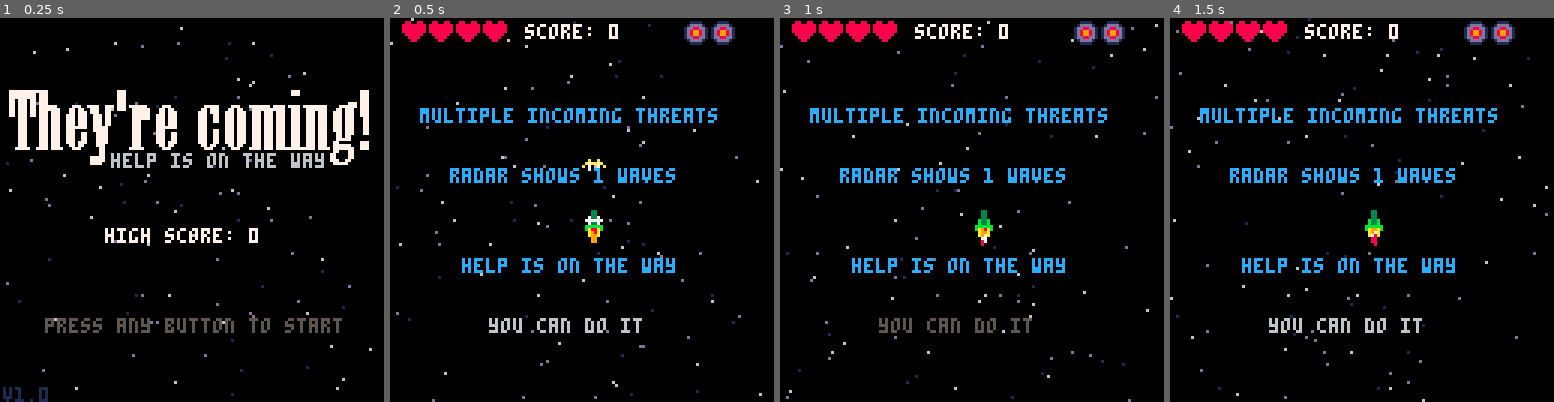
Above: before the commit, frames 1-4 (left to right).
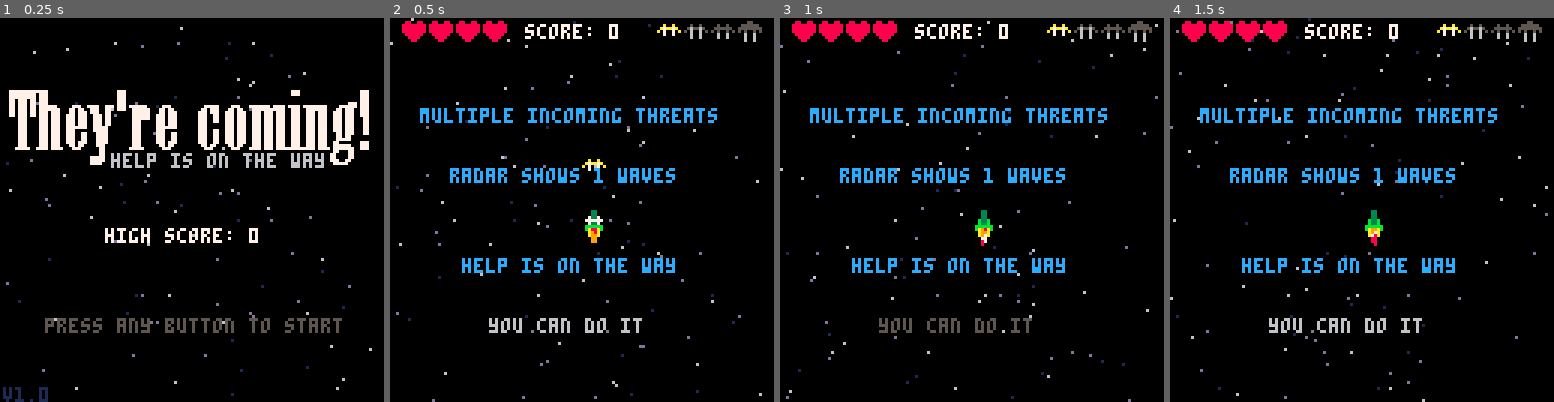
Above: after the commit, the same moments.

Repository: mathyousee/theyre-coming-p8
Game: PICO-8 cartridge theyrecoming.p8
Same seed, same stepped clock (60 frames per second), same inputs: the game is played once before the commit and once after it.
Inputs:
- Up to frame 1 (0.25 s): no input
- Up to frame 2 (0.5 s): tap X (X key) at 0.33 s
- Up to frame 3 (1 s): tap O (Z key) at 0.7 s
- Up to frame 4 (1.5 s): tap X (X key) at 1.07 s

Frame 1 is identical in both runs. In frame 2, 0.9% of the frame differs, in the area x 69-97%, y 0-8%; in frame 3, 0.9%; in frame 4, 0.9%.

Commit message:
added weapon to HUD

Diff:
--- a/theyrecoming.p8
+++ b/theyrecoming.p8
@@ -9,7 +9,6 @@
 --game win screen
 --enemies float both direction
 --add boss
---show weapons/current
 --difficulty curve
 
 function _init()
@@ -561,10 +560,24 @@
  -- spr(30,i*9+89,1)
  --end
 
- for i=1,sw.q do
-  spr(31,i*9+89,1)
- end
-
+ --for i=1,sw.q do
+ -- spr(31,i*9+89,1)
+ --end
+
+  spr(37,89,1)
+  spr(38,98,1)
+  spr(39,107,1)
+  spr(40,116,1)
+
+  if pw.id==1 then
+   spr(33,89,1)
+  elseif pw.id==2 then
+   spr(34,98,1)
+  elseif pw.id==3 then
+   spr(35,107,1)
+  elseif pw.id==4 then
+   spr(36,116,1)
+  end
 
 end
 
@@ -880,13 +893,13 @@
 166886611dd88dd11dd88dd11dd88dd11dd88dd1055885500088880000000000000000009994499999444999999999999999999900000000500000051dd88dd1
 0166661001dddd1001dddd1001dddd1001dddd100055550000088000000000000000000009999990099499900999999009999990000000000500005001dddd10
 00111100001111000011110000111100001111000000000000000000000000000000000000999900009999000099990000999900000000000055550000111100
-00000000000000000000000000000000000220000000000000000000000000000000000000aa890008a8898000aa8900000a8000000000000000000000000000
-0000000000a00a0000900900008008000222222000000000000000000000000000000000009a9a00008a9a00009a9a00000a9000000000000000000000000000
-000000000a7aa7a009a99a900e98e98022288222000000000000000000000000000000000059950000598500005995000059a500000000000000000000000000
-00000000a070070a90a00a09e090090e208008020000000000000000000000000000000000555500005555000055550000555500000000000000000000000000
-000000000070070000a00a00007007000070070000000000000000000000000000000000c111111cc111111cc111111cc111111c000000000000000000000000
-000000000000000000a00a00007007000070070000000000000000000000000000000000cc1111cccc1111cccc1111cccc1111cc000000000000000000000000
-0000000000000000000000000000000000700700000000000000000000000000000000000cc11cc00cc11cc00cc11cc00cc11cc0000000000000000000000000
+00000000000000000000000000000000000220000000000000000000000000000005500000aa890008a8898000aa8900000a8000000000000000000000000000
+0000000000a00a0000900900008008000222222000500500005005000050050005555550009a9a00008a9a00009a9a00000a9000000000000000000000000000
+000000000a7aa7a009a99a900e98e98022288222056556500565565005555550555555550059950000598500005995000059a500000000000000000000000000
+00000000a070070a90a00a09e090090e208008025060060550600605505005055050050500555500005555000055550000555500000000000000000000000000
+000000000070070000a00a00007007000070070000600600006006000060060000600600c111111cc111111cc111111cc111111c000000000000000000000000
+000000000000000000a00a00007007000070070000000000006006000060060000600600cc1111cccc1111cccc1111cccc1111cc000000000000000000000000
+0000000000000000000000000000000000700700000000000000000000000000006006000cc11cc00cc11cc00cc11cc00cc11cc0000000000000000000000000
 000000000000000000000000000000000000000000000000000000000000000000000000000cc000000cc000000cc000000cc000000000000000000000000000
 00000000009900000000000000000000000000000000000000000000000000000000000000000000000000000000000000000000000000000000000000000000
 00000000097790000000000000000000000000000000000000000000000000000000000000000000000000000000000000000000000000000000000000000000
